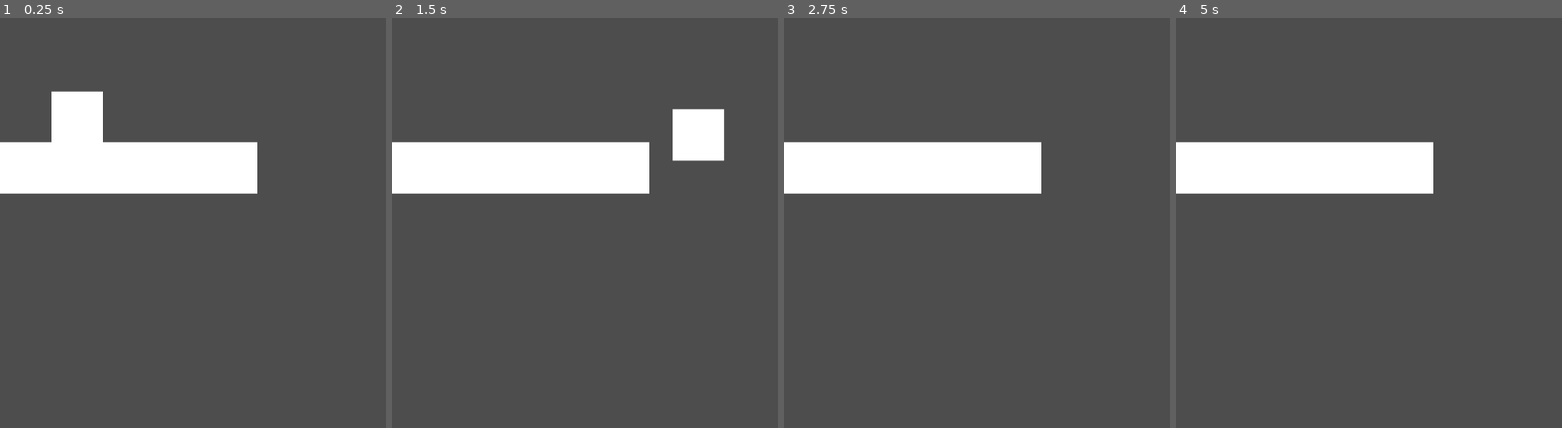
Above: before the commit, frames 1-4 (left to right).
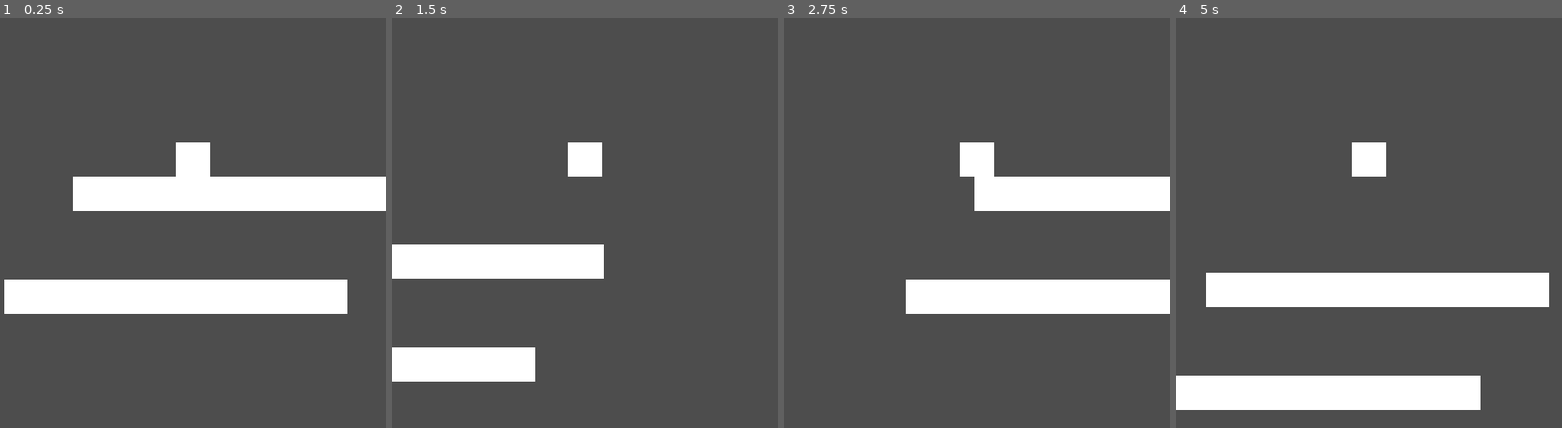
Above: after the commit, the same moments.

Repository: TylerPelaez/Sprouts
Game: Godot game, scene res://Levels/Test.tscn
Two runs of this game, one before a commit and one after it. Both use one fixed random seed, a clock stepped at 60 frames per second and the inputs below.
Inputs:
- Up to frame 1 (0.25 s): no input
- Up to frame 2 (1.5 s): tap Enter at 0.5 s; hold D (Right) from 0.53 s (still down); tap Space (Jump) at 0.6, 0.77, 1.07, 1.35 s
- Up to frame 3 (2.75 s): tap Space (Jump) at 1.52, 1.82, 2.1 s; release D (Right) at 2.03 s; hold A (Left) from 2.03 s (still down)
- Up to frame 4 (5 s): release A (Left) at 2.78 s; hold D (Right) 2.78-4.28 s; tap Space (Jump) at 2.85, 3.02, 3.32, 3.6, 3.77, 4.07, 4.35, 4.52, 4.82 s; hold A (Left) from 4.28 s (still down)

The runs differ from the first frame. In frame 1, 20% of the frame differs, in the area x 0-100%, y 17-73%; in frame 2, 17%; in frame 3, 16%; in frame 4, 22%, in the area x 0-97%, y 30-96%.

Commit message:
Add a level kill box prefab and player spawner

Diff:
--- a/Levels/Test.tscn
+++ b/Levels/Test.tscn
@@ -1,12 +1,19 @@
-[gd_scene load_steps=4 format=3 uid="uid://cks2s8aa0xkm2"]
+[gd_scene load_steps=5 format=3 uid="uid://cks2s8aa0xkm2"]
 
 [ext_resource type="Texture2D" uid="uid://bxn8kvm570f80" path="res://Art/Test/White.png" id="1_5gv2b"]
-[ext_resource type="PackedScene" uid="uid://c7uixnjl1nt7v" path="res://Prefabs/Player.tscn" id="2_2imyr"]
+[ext_resource type="Script" path="res://Scripts/LevelController.gd" id="1_l31fv"]
+[ext_resource type="PackedScene" uid="uid://d2ngs33h645x4" path="res://Prefabs/KillArea.tscn" id="3_moir8"]
 
 [sub_resource type="RectangleShape2D" id="RectangleShape2D_irls3"]
 size = Vector2(64, 64)
 
 [node name="Test" type="Node2D"]
+script = ExtResource("1_l31fv")
+player_has_double_jump = true
+
+[node name="Camera2D" type="Camera2D" parent="."]
+position = Vector2(96, 288)
+drag_vertical_offset = 1.0
 
 [node name="TestGround" type="StaticBody2D" parent="."]
 position = Vector2(0, 352)
@@ -19,5 +26,19 @@
 position = Vector2(-7.62939e-07, 0)
 shape = SubResource("RectangleShape2D_irls3")
 
-[node name="Player" parent="." instance=ExtResource("2_2imyr")]
-position = Vector2(96, 288)
+[node name="TestGround2" type="StaticBody2D" parent="."]
+position = Vector2(-128, 544)
+scale = Vector2(10, 1)
+
+[node name="Sprite2D" type="Sprite2D" parent="TestGround2"]
+texture = ExtResource("1_5gv2b")
+
+[node name="CollisionShape2D" type="CollisionShape2D" parent="TestGround2"]
+position = Vector2(-7.62939e-07, 0)
+shape = SubResource("RectangleShape2D_irls3")
+
+[node name="PlayerSpawnPosition" type="Marker2D" parent="."]
+position = Vector2(-96, 288)
+gizmo_extents = 20.0
+
+[node name="KillArea" parent="." instance=ExtResource("3_moir8")]
--- /dev/null
+++ b/Prefabs/KillArea.tscn
@@ -0,0 +1,13 @@
+[gd_scene load_steps=2 format=3 uid="uid://d2ngs33h645x4"]
+
+[sub_resource type="RectangleShape2D" id="RectangleShape2D_t1wvl"]
+size = Vector2(2576, 146)
+
+[node name="KillArea" type="Area2D"]
+position = Vector2(0, 720)
+collision_layer = 4
+collision_mask = 2
+
+[node name="CollisionShape2D" type="CollisionShape2D" parent="."]
+position = Vector2(208, 63)
+shape = SubResource("RectangleShape2D_t1wvl")
--- a/Prefabs/Player.tscn
+++ b/Prefabs/Player.tscn
@@ -2,19 +2,32 @@
 
 [ext_resource type="Script" path="res://Scripts/Player.gd" id="1_3wg1m"]
 [ext_resource type="Texture2D" uid="uid://bxn8kvm570f80" path="res://Art/Test/White.png" id="1_307wh"]
-
-[sub_resource type="CircleShape2D" id="CircleShape2D_jjucu"]
-radius = 31.1448
+[ext_resource type="Shape2D" uid="uid://5sh17y8dsdi1" path="res://Prefabs/PlayerShape.tres" id="3_cm6kx"]
 
 [node name="Player" type="CharacterBody2D"]
+collision_layer = 2
 script = ExtResource("1_3wg1m")
+SPEED = 400.0
+JUMP_VELOCITY = -500.0
 
 [node name="Sprite2D" type="Sprite2D" parent="."]
 texture = ExtResource("1_307wh")
 
 [node name="CollisionShape2D" type="CollisionShape2D" parent="."]
-shape = SubResource("CircleShape2D_jjucu")
+shape = ExtResource("3_cm6kx")
 
 [node name="CoyoteTimer" type="Timer" parent="."]
 wait_time = 0.11
 one_shot = true
+
+[node name="RemoteTransform2D" type="RemoteTransform2D" parent="."]
+update_rotation = false
+
+[node name="KillAreaCheck" type="Area2D" parent="."]
+collision_layer = 0
+collision_mask = 4
+
+[node name="CollisionShape2D" type="CollisionShape2D" parent="KillAreaCheck"]
+shape = ExtResource("3_cm6kx")
+
+[connection signal="area_entered" from="KillAreaCheck" to="." method="_on_kill_area_check_area_entered"]
--- /dev/null
+++ b/Prefabs/PlayerShape.tres
@@ -0,0 +1,4 @@
+[gd_resource type="CircleShape2D" format=3 uid="uid://5sh17y8dsdi1"]
+
+[resource]
+radius = 32.0
--- /dev/null
+++ b/Scripts/LevelController.gd
@@ -0,0 +1,29 @@
+extends Node2D
+
+@export var player_has_jump: bool = true
+@export var player_has_double_jump: bool = false
+
+@onready var player_prefab: PackedScene = preload("res://Prefabs/Player.tscn")
+
+@onready var camera: Camera2D = $Camera2D
+@onready var player_spawn_pos: Marker2D = $PlayerSpawnPosition
+
+var player: Player
+
+# Called when the node enters the scene tree for the first time.
+func _ready():
+	player = player_prefab.instantiate()
+	add_child(player)
+	player.has_jump = player_has_jump
+	player.has_double_jump = player_has_double_jump
+	player.set_camera_follow(camera)
+	player.global_position = player_spawn_pos.global_position
+	player.died.connect(_on_player_death)
+
+# Called every frame. 'delta' is the elapsed time since the previous frame.
+func _process(delta):
+	pass
+
+
+func _on_player_death():
+	get_tree().reload_current_scene()
--- a/Scripts/Player.gd
+++ b/Scripts/Player.gd
@@ -1,30 +1,49 @@
 extends CharacterBody2D
+class_name Player
+
+signal died
+
+@export var SPEED: float = 300.0
+@export var JUMP_VELOCITY: float = -400.0
+
+@export var has_jump: bool = true
+@export var has_double_jump: bool = false
 
 @onready var coyote_timer := $CoyoteTimer
+@onready var remote_transform := $RemoteTransform2D
 
-const SPEED: float = 300.0
-const JUMP_VELOCITY: float = -400.0
-
-# Get the gravity from the project settings to be synced with RigidBody nodes.
 var gravity: float = ProjectSettings.get_setting("physics/2d/default_gravity")
 
 var jumped := false
+var double_jumped := false
 
 func _physics_process(delta):
-	# Add the gravity.
 	if not is_on_floor():
 		velocity.y += gravity * delta
 	else:
 		coyote_timer.start()
 		jumped = false
+		double_jumped = false
 
 	# Handle Jump.
-	if !jumped and Input.is_action_just_pressed("Jump") and (is_on_floor() or !coyote_timer.is_stopped()):
+
+	var do_jump: bool = false
+	if has_jump and Input.is_action_just_pressed("Jump"):
+		if is_on_floor() or !coyote_timer.is_stopped():
+			if !jumped:
+				jumped = true
+				do_jump = true
+			elif !double_jumped and has_double_jump:
+				# Handle someone hitting double jump reaaaly soon after first jump
+				double_jumped = true
+				do_jump = true
+		elif !double_jumped and has_double_jump:
+			double_jumped = true
+			do_jump = true
+
+	if do_jump:
 		velocity.y = JUMP_VELOCITY
-		jumped = true
 
-	# Get the input direction and handle the movement/deceleration.
-	# As good practice, you should replace UI actions with custom gameplay actions.
 	var direction = Input.get_axis("Left", "Right")
 	if direction:
 		velocity.x = direction * SPEED
@@ -32,3 +51,12 @@
 		velocity.x = move_toward(velocity.x, 0, SPEED)
 
 	move_and_slide()
+
+func set_camera_follow(camera: Node2D):
+	remote_transform.remote_path = remote_transform.get_path_to(camera)
+
+func die():
+	died.emit()
+
+func _on_kill_area_check_area_entered(area):
+	die()
--- a/project.godot
+++ b/project.godot
@@ -17,9 +17,12 @@
 
 [display]
 
-window/size/viewport_width=480
-window/size/viewport_height=854
-window/stretch/mode="viewport"
+window/size/viewport_width=720
+window/size/viewport_height=1280
+window/size/window_width_override=480
+window/size/window_height_override=854
+window/stretch/mode="canvas_items"
+window/stretch/aspect="expand"
 window/handheld/orientation=1
 
 [input]
@@ -50,6 +53,16 @@
 ]
 }
 
+[layer_names]
+
+2d_physics/layer_1="World"
+2d_physics/layer_2="Player"
+2d_physics/layer_3="KillArea"
+
+[physics]
+
+2d/default_gravity=1200.0
+
 [rendering]
 
 renderer/rendering_method="gl_compatibility"
